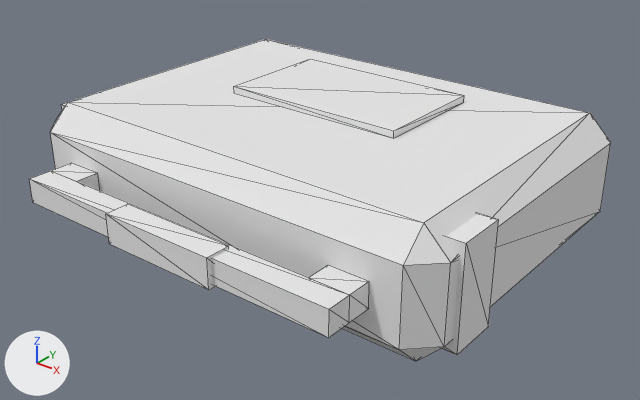
A saved change to the glTF model game/assets/interior/carry_shoulder_bag.glb.
Before and after are seen from a camera (50 mm lens) standing at (0.415, -0.525, 0.342) and looking at (0.015, -0.025, 0.032). The lights are fixed; the arrows at lower left show +X, +Y and +Z. The picture after the commit comes second. Mesh edges are drawn as thin lines. Where no turn or scale is listed for an object, it has been applied to the vertices. Vertices at exactly the same position are counted once.

Names of what the first picture shows: 'CarryShoulderBag_Body', 'Strap_Reach_Mesh', 'Strap_Top_Mesh'.
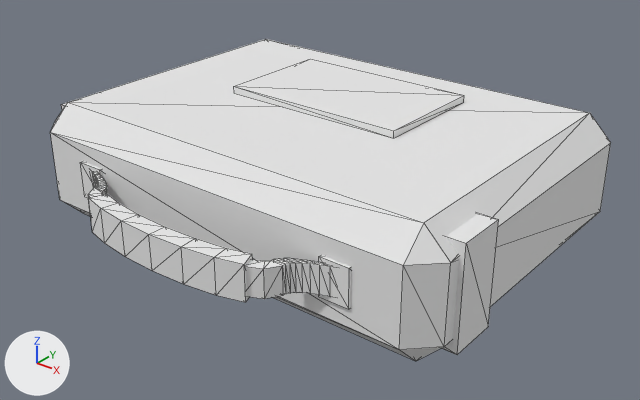
Changed parts and their boxes [x1, y1, x2, y2] in the pictures (640 x 400 px):
```json
{"object": "Strap_Top_Mesh", "change": "reshaped", "before": [29, 171, 350, 338], "after": [88, 188, 283, 302], "on screen": "39% narrower, 32% shorter"}
{"object": "Strap_Reach_Mesh", "change": "reshaped", "before": [51, 163, 369, 323], "after": [91, 171, 333, 297], "on screen": "24% narrower, 21% shorter"}
{"part": 1, "of": "me_tote_body", "change": "added", "after": [80, 161, 103, 198]}
{"part": 2, "of": "me_tote_body", "change": "added", "after": [319, 255, 351, 309]}
{"part": 4, "of": "me_strap_bar", "change": "rebuilt", "before": [29, 171, 350, 338], "after": [88, 188, 283, 299], "on screen": "39% narrower, 33% shorter"}
{"part": 5, "of": "me_strap_bar", "change": "rebuilt", "before": [106, 204, 229, 290], "after": [88, 194, 253, 302], "on screen": "34% wider, 25% taller"}
```

Edits to the scene script, one JSON object a line:
```json
{"block": "me_tote_body", "where": "# used by ob_carryshoulderbag_body; location = (0.0, 0.0, 0.0)"}
{"op": "remove", "block": "me_tote_body", "code": "me_tote_body.from_pydata(...)  # 40 vertices, 68 faces; spans x -0.194..0.194, y -0.14..0.14, z 0.0..0.106"}
{"op": "add", "block": "me_tote_body", "code": "me_tote_body.from_pydata(...)  # 56 vertices, 92 faces; spans x -0.194..0.194, y -0.142..0.14, z 0.0..0.106"}
{"block": "me_tote_body", "change": "me_tote_body part 1: a new loose piece, a box spanning x -0.132..-0.108, y -0.142..-0.115, z 0.035..0.065, in mat_tp_atlas_1a_d (white #e7e7e7)"}
{"block": "me_tote_body", "change": "me_tote_body part 2: a new loose piece, a box spanning x 0.108..0.132, y -0.142..-0.115, z 0.035..0.065, in mat_tp_atlas_1a_d (white #e7e7e7)"}
{"block": "me_strap_strip_l", "where": "# used by ob_strap_reach_mesh; location = (0.0, -0.14, 0.05)"}
{"op": "remove", "block": "me_strap_strip_l", "code": "me_strap_strip_l.from_pydata(...)  # 16 vertices, 24 faces; spans x -0.146..0.146, y -0.02..0.0, z -0.01..0.01"}
{"op": "add", "block": "me_strap_strip_l", "code": "me_strap_strip_l.from_pydata(...)  # 72 vertices, 136 faces; spans x -0.125..0.125, y -0.02..0.0, z -0.011..0.011"}
{"block": "me_strap_strip_l", "change": "me_strap_strip_l part 3: the whole mesh is rebuilt"}
{"block": "me_strap_bar", "where": "# used by ob_strap_top_mesh; location = (0.0, -0.16, 0.05)"}
{"op": "remove", "block": "me_strap_bar", "code": "me_strap_bar.from_pydata(...)  # 16 vertices, 24 faces; spans x -0.146..0.146, y -0.024..0.0, z -0.012..0.012"}
{"op": "add", "block": "me_strap_bar", "code": "me_strap_bar.from_pydata(...)  # 72 vertices, 136 faces; spans x -0.093..0.093, y -0.028..0.0, z -0.014..0.014"}
{"block": "me_strap_bar", "change": "me_strap_bar part 4: the loose piece of 8 vertices spanning x -0.146..0.146, y -0.02..0.0, z -0.01..0.01 is rebuilt with 44 vertices and now spans x -0.093..0.093, y -0.026..0.0, z -0.011..0.011"}
{"block": "me_strap_bar", "change": "me_strap_bar part 5: the loose piece of 8 vertices spanning x -0.05..0.05, y -0.024..-0.004, z -0.012..0.012 is rebuilt with 28 vertices and now spans x -0.077..0.077, y -0.028..-0.005, z -0.014..0.014"}
```
